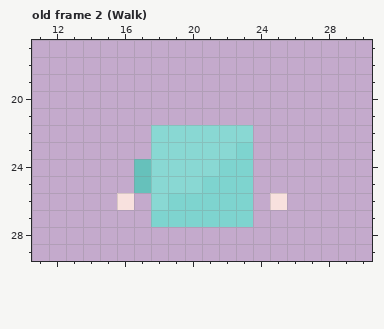
A pixel-art file gets an edit: Mayday.Game/Content/Images/Bodies_1.aseprite. Above: the version before the commit.
42x33 pixels, 7 frames. Shown: old frame 2 (Walk): x 11..30, y 17..29. The commit also changed other frames, which this record leaves out.
After:
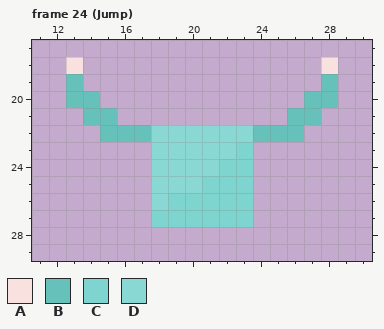
Palette (. is transparent): A #f8e1de  B #66c1bb  C #7ed4cf  D #89d8d3
A new or re-ordered frame is compared with the old frame closest to it.
The edit:
frames 7 -> 24
--- frame 24 (Jump) is new; against old frame 2 (Walk)
@@ x 11..30 @@
 17 ....................
-18 ....................
-19 ....................
-20 ....................
-21 ....................
-22 .......DDDDDD.......
+18 ..A..............A..
+19 ..B..............B..
+20 ..BB............BB..
+21 ...BB..........BB...
+22 ....BBBDDDDDDBBB....
 23 .......DDDDDC.......
-24 ......BDDDDCC.......
-25 ......BDDDCCC.......
-26 .....A.DCCCCC.A.....
+24 .......DDDDCC.......
+25 .......DDDCCC.......
+26 .......DCCCCC.......
 27 .......CCCCCC.......
Boxes around the changes in both pictures, in picture pixels (x1, y1, x2, y2):
changed: (66, 57, 151, 210)
added: (253, 57, 338, 142)
erased: (270, 193, 287, 210)
